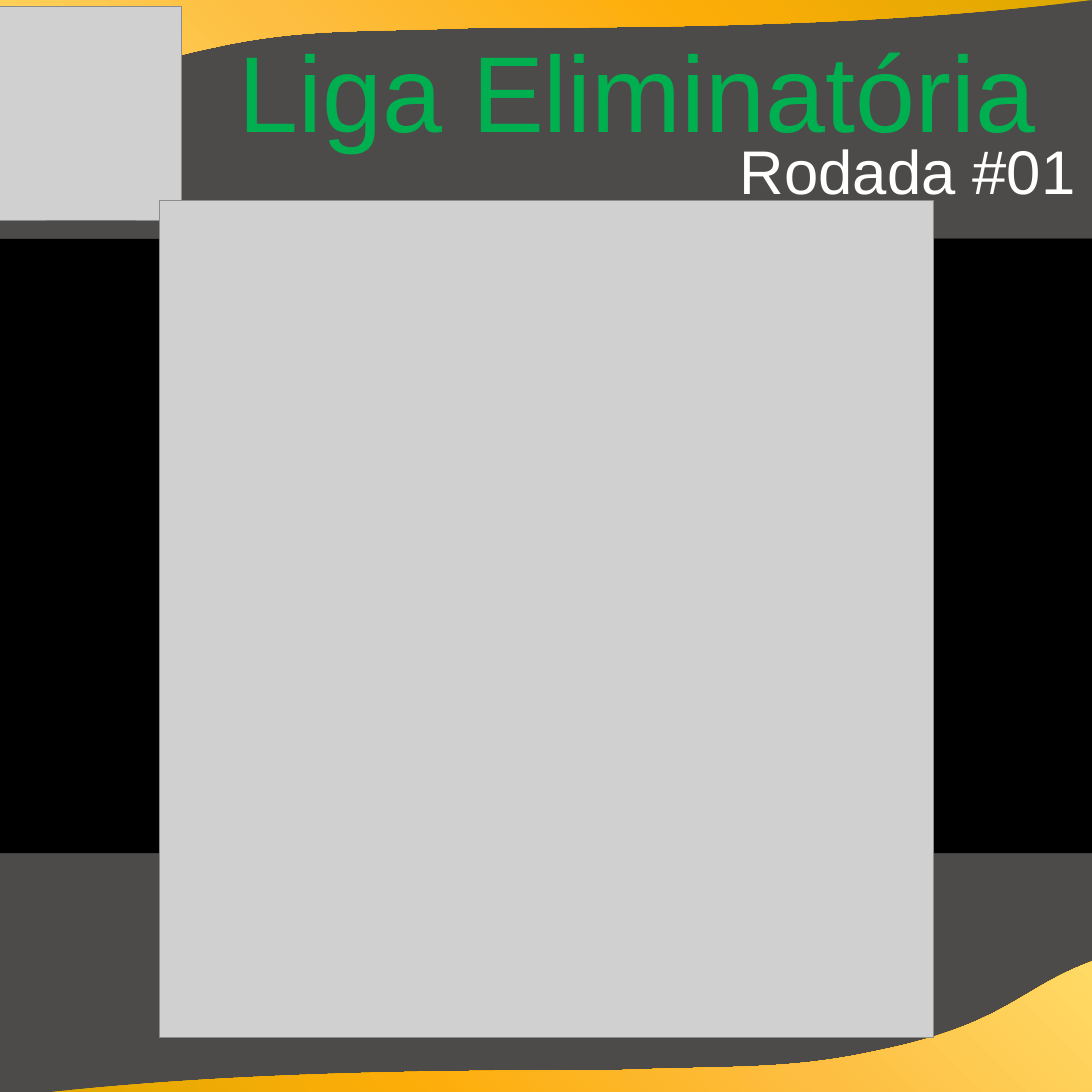
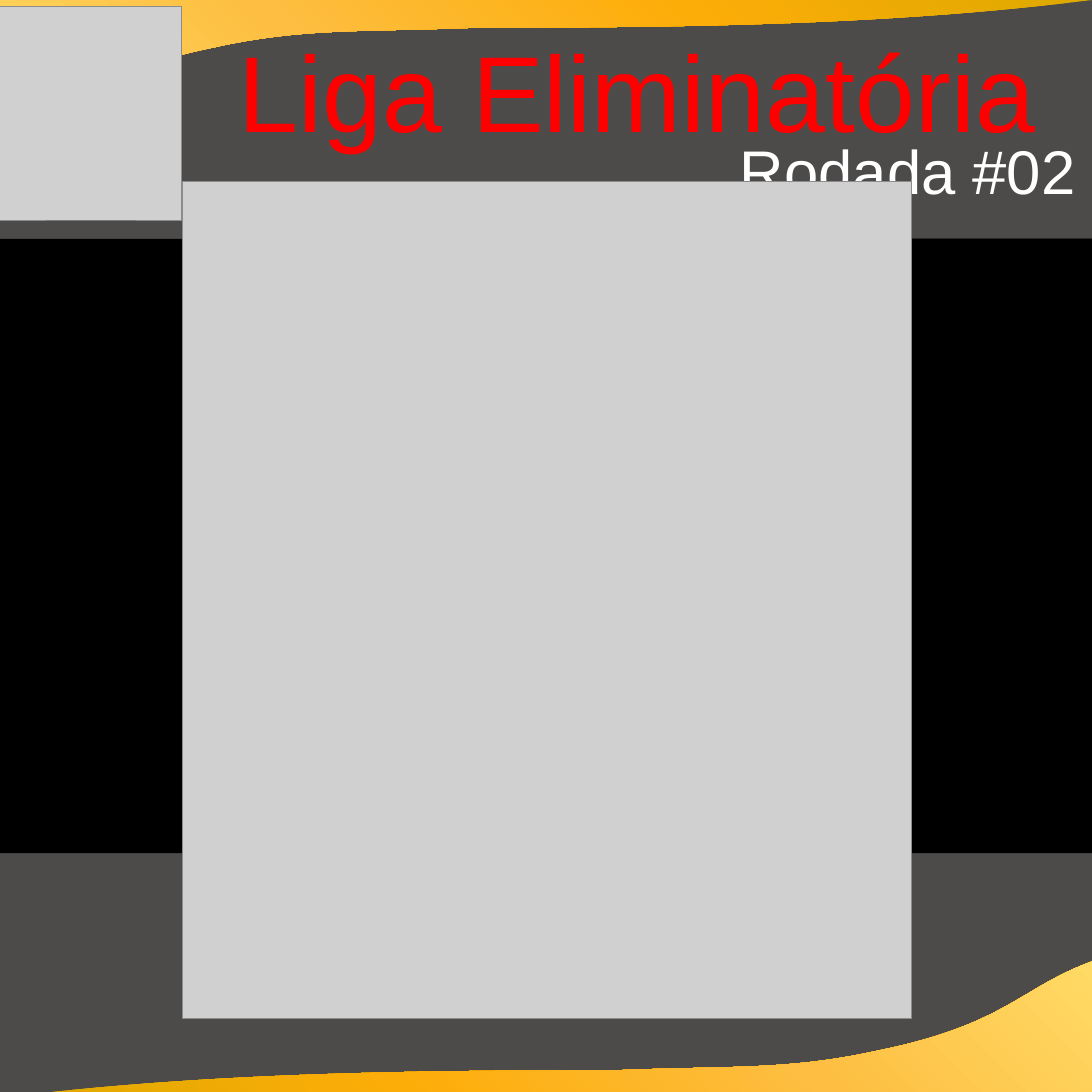
Before and after one commit to cknakayama/automacao_ligaroletarussa2021, a slide deck: slide 4 of Informativos.pptx. Drawn at 1092x1092 pixels with LibreOffice and Linux fonts; fonts in the diff are those of the drawing; grey boxes stand for pictures; background and template pictures are left out. Boxes give left, top, right and bottom in pixels: in the first picture for what was removed or moved away, otherwise in the second. Text is boxed around its words. In the diff, an @@ line names an element or a change of style, - is before the commit and + after.

Commit message:
atualizacao rodada02

```diff
--- a/Informativos.pptx
+++ b/Informativos.pptx
@@ text "Liga Eliminatória" at bbox=[238, 52, 1035, 150]: text colour #00B050 to #FF0000 @@
@@ text at bbox=[740, 145, 1076, 206]: text changed @@
-Rodada #01
+Rodada #02
@@ picture: place and size @@
-picture at bbox=[160, 201, 933, 1038]
+picture at bbox=[182, 181, 912, 1019]
```
Also in this commit, not shown: 3 other slides changed, 2 other files.
